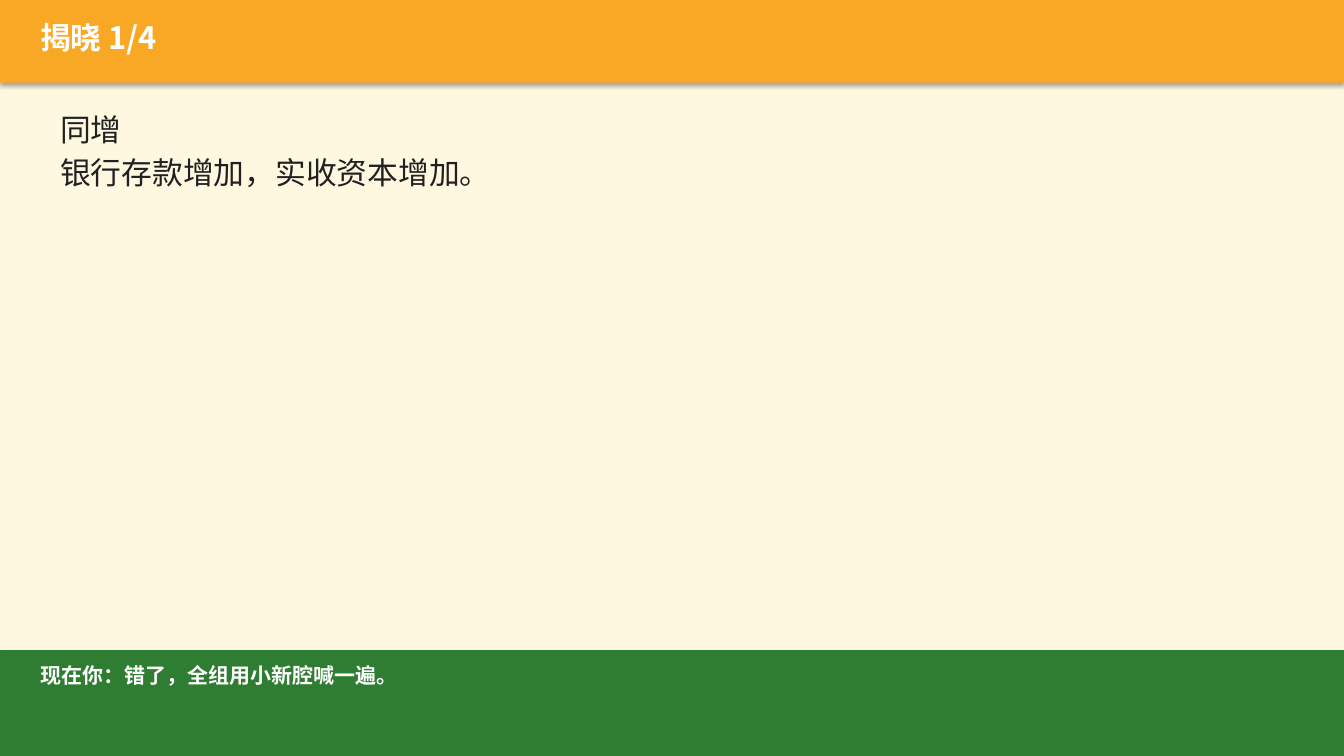
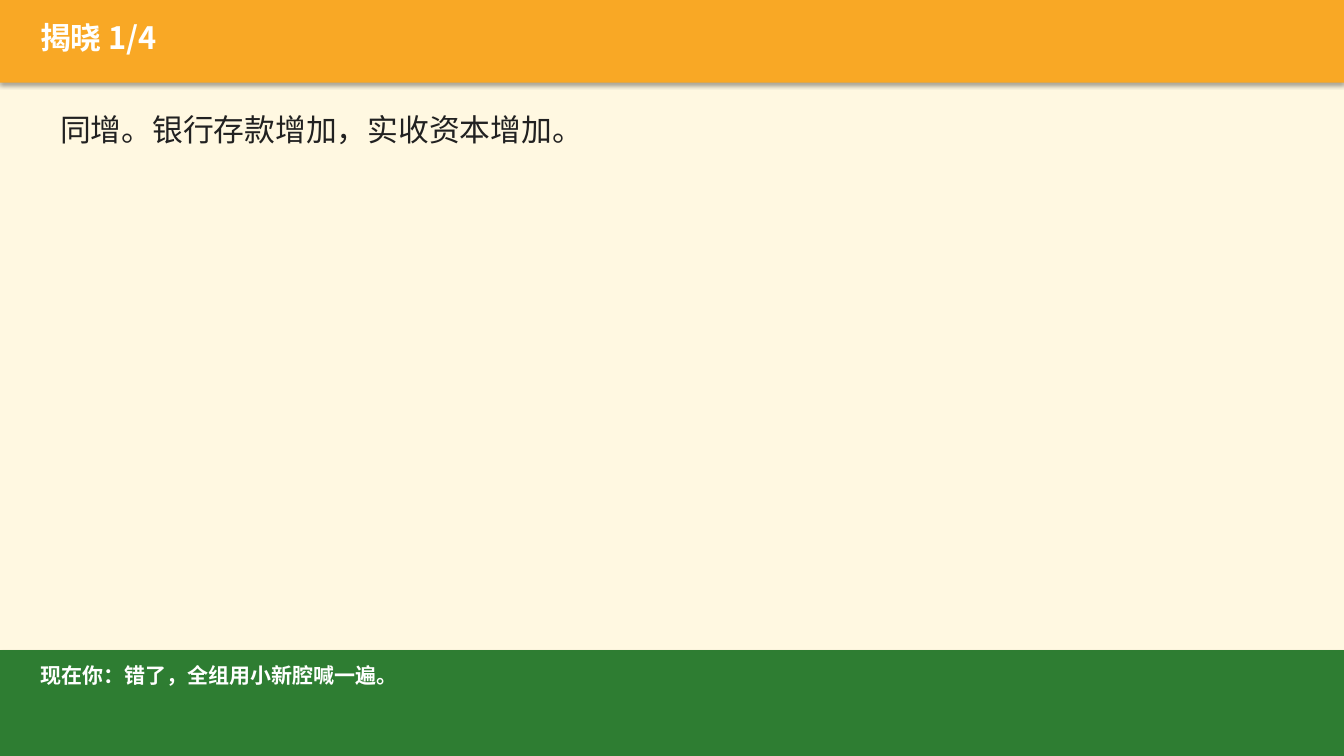
Before and after one commit to xuehui003-1/jichukuaiji, a slide deck: slide 23 of 90_通用工具_全学期复用/90-C14_课堂活动与课后任务_上课投影_v1.0_20260821.pptx (slide 33 before the commit). Drawn at 1344x756 pixels with LibreOffice and Linux fonts; fonts in the diff are those of the drawing. Boxes give left, top, right and bottom in pixels: in the first picture for what was removed or moved away, otherwise in the second. Text is boxed around its words. In the diff, an @@ line names an element or a change of style, - is before the commit and + after.

```diff
--- a/90_通用工具_全学期复用/90-C14_课堂活动与课后任务_上课投影_v1.0_20260821.pptx
+++ b/90_通用工具_全学期复用/90-C14_课堂活动与课后任务_上课投影_v1.0_20260821.pptx
@@ text at bbox=[60, 115, 583, 144]: text changed @@
-同增
-银行存款增加，实收资本增加。
+同增。银行存款增加，实收资本增加。
```
Also in this commit, not shown: 23 other slides changed, 1 slide added, 17 slides removed, 3 other files.
